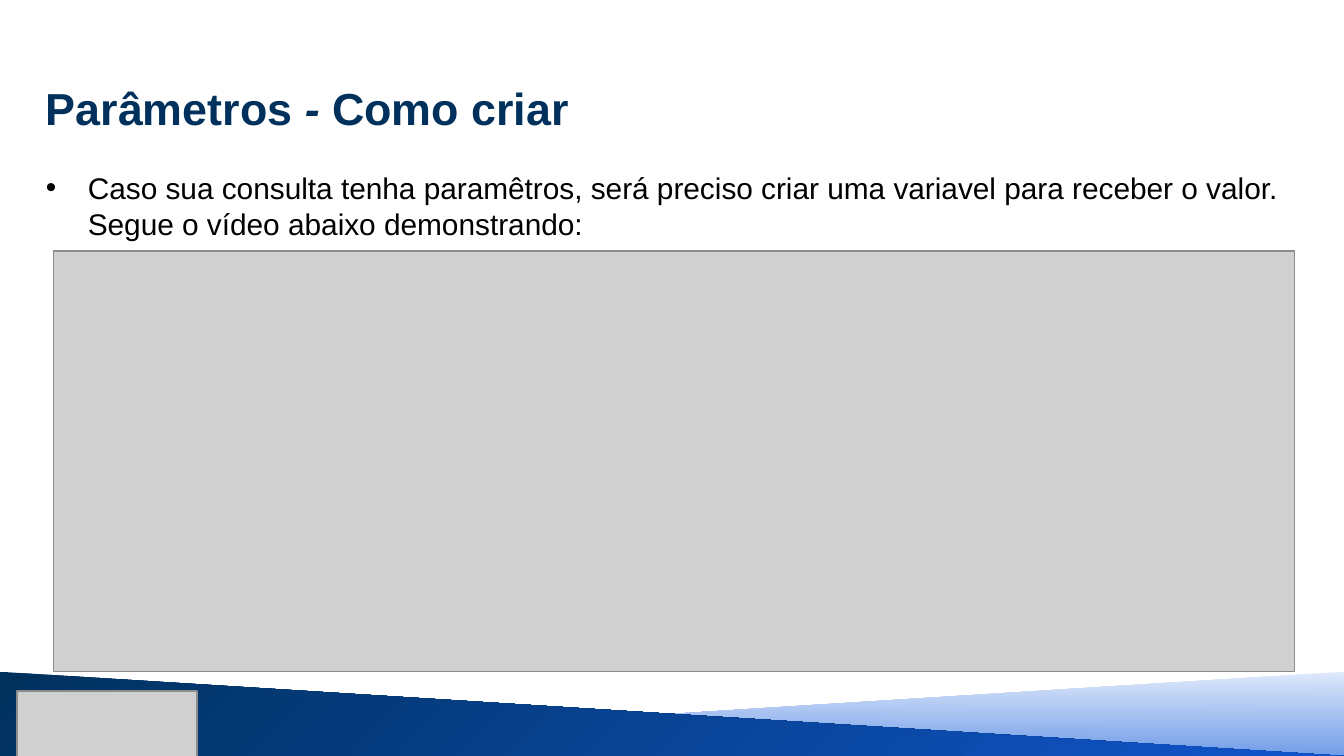
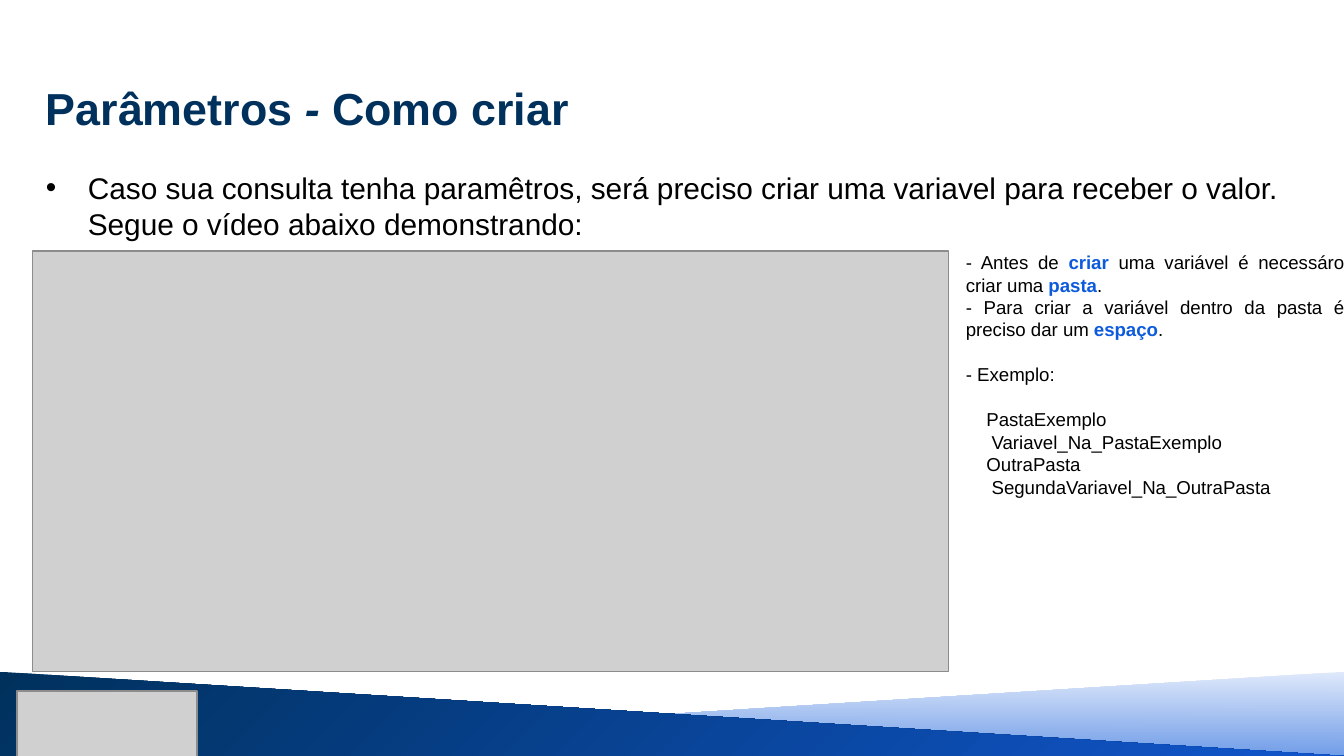
Before and after one commit to MauricioSEmbras/FAST_Report, a slide deck: slide 13 of Treinamento FAST REPORT/treinamento fast - nível 1 parte 1.pptx. Drawn at 1344x756 pixels with LibreOffice and Linux fonts; fonts in the diff are those of the drawing; grey boxes stand for pictures. Boxes give left, top, right and bottom in pixels: in the first picture for what was removed or moved away, otherwise in the second. Text is boxed around its words. In the diff, an @@ line names an element or a change of style, - is before the commit and + after.

```diff
--- a/Treinamento FAST REPORT/treinamento fast - nível 1 parte 1.pptx
+++ b/Treinamento FAST REPORT/treinamento fast - nível 1 parte 1.pptx
@@ picture: place and size @@
-picture at <box>54,251,1294,672</box>
+picture at <box>32,251,948,672</box>
@@ text added at <box>966,255,1344,498</box>, 10 pt, text #000000 @@
+- Antes de criar uma variável é necessáro criar uma pasta.
+- Para criar a variável dentro da pasta é preciso dar um espaço.
+- Exemplo:
+PastaExemplo
+Variavel_Na_PastaExemplo
+OutraPasta
+SegundaVariavel_Na_OutraPasta
```
Also in this commit, not shown: 9 other slides changed, 6 slides added, 5 slides removed, 1 other file.
